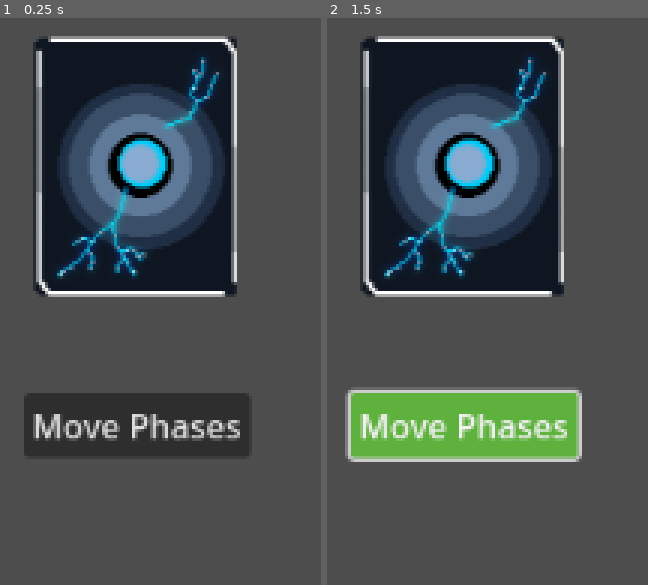
Above: before the commit, frames 1-2 (left to right).
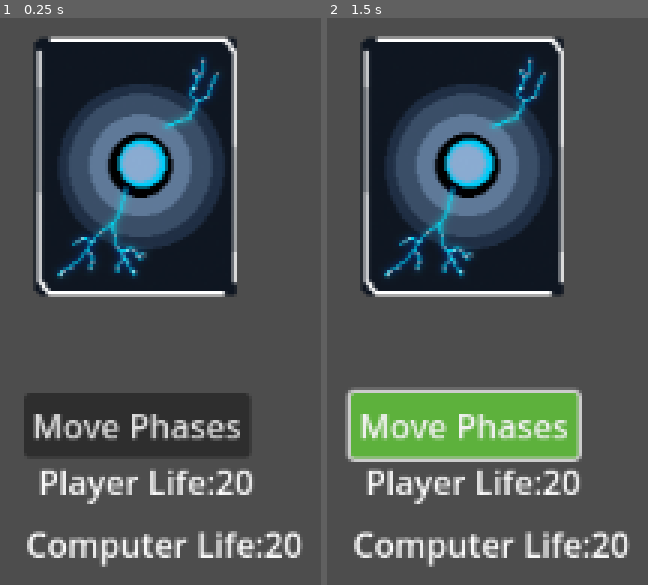
Above: after the commit, the same moments.

Repository: TajTellick/GodotFinal
Game: Godot game, scene res://game_board.tscn
The game is run twice, just before and just after one commit, with the same random seed, the same clock (stepped at 60 frames per second) and the same inputs.
Inputs:
- Up to frame 1 (0.25 s): no input
- Up to frame 2 (1.5 s): click "Move Phases" at 0.5 s; click "Move Phases" at 1.25 s

The runs differ from the first frame. In frame 1, 3.7% of the frame differs, in the area x 8-95%, y 79-97%; in frame 2, 3.7%.

Commit message:
Added UI for lifetracking

Diff:
--- /dev/null
+++ b/CardGameFinal/CompLifeTracker.gd
@@ -0,0 +1,11 @@
+extends Label
+
+
+# Called when the node enters the scene tree for the first time.
+func _ready():
+	pass # Replace with function body.
+
+
+# Called every frame. 'delta' is the elapsed time since the previous frame.
+func _process(delta):
+	self.text = "Computer Life:" + str(Global.compHealth)
--- /dev/null
+++ b/CardGameFinal/LifeTracker.gd
@@ -0,0 +1,11 @@
+extends Label
+
+# Called when the node enters the scene tree for the first time.
+func _ready():
+	pass # Replace with function body.
+
+
+# Called every frame. 'delta' is the elapsed time since the previous frame.
+func _process(delta):
+
+	self.text = "Player Life:" + str(Global.playerHealth)
--- a/CardGameFinal/game_board.gd
+++ b/CardGameFinal/game_board.gd
@@ -2,8 +2,6 @@
 
 enum State {PlayerMain,PlayerCombat,CompMain,CompCombat,PlayerTurnEnd,CompTurnEnd,PlayerLoss,CompLoss}
 var turnNumber =0
-var playerHealth=20
-var compHealth=20
 var curstate=State.PlayerMain
 var deckCheck =1
 # Called when the node enters the scene tree for the first time.
@@ -23,16 +21,16 @@
 		curstate=State.PlayerLoss
 
 func lifeCheck():
-	if(compHealth<=0):
+	if(Global.compHealth<=0):
 		curstate=State.CompLoss
-	elif(playerHealth<=0):
+	elif(Global.playerHealth<=0):
 		curstate=State.PlayerLoss
 	#player will be returned 1 and computer 0
 func playerDamage(damage,defendingPlayer):
 	if (defendingPlayer==1):
-		playerHealth-=damage
+		Global.playerHealth-=damage
 	else:
-		compHealth-=damage
+		Global.compHealth-=damage
 func Combat():
 	lifeCheck()
 func movePhases():
--- a/CardGameFinal/game_board.tscn
+++ b/CardGameFinal/game_board.tscn
@@ -1,8 +1,10 @@
-[gd_scene load_steps=6 format=3 uid="uid://y73fklq32ff1"]
+[gd_scene load_steps=8 format=3 uid="uid://y73fklq32ff1"]
 
 [ext_resource type="Script" path="res://game_board.gd" id="1_6yoh6"]
 [ext_resource type="PackedScene" uid="uid://4xx7folro35a" path="res://deck.tscn" id="1_wcbvw"]
 [ext_resource type="Script" path="res://Button.gd" id="3_2vhap"]
+[ext_resource type="Script" path="res://CompLifeTracker.gd" id="4_b1pbs"]
+[ext_resource type="Script" path="res://LifeTracker.gd" id="4_r00ff"]
 
 [sub_resource type="Theme" id="Theme_arbvv"]
 
@@ -15,6 +17,20 @@
 [node name="Deck" parent="." instance=ExtResource("1_wcbvw")]
 position = Vector2(945, 212)
 
+[node name="PlayerLifeTracker" type="Label" parent="."]
+offset_left = 947.0
+offset_top = 415.0
+offset_right = 1088.0
+offset_bottom = 441.0
+script = ExtResource("4_r00ff")
+
+[node name="CompLifeTracker" type="Label" parent="."]
+offset_left = 941.0
+offset_top = 445.0
+offset_right = 1074.0
+offset_bottom = 468.0
+script = ExtResource("4_b1pbs")
+
 [node name="PhaseMover" type="Button" parent="."]
 offset_left = 940.0
 offset_top = 384.0
--- /dev/null
+++ b/CardGameFinal/global.gd
@@ -0,0 +1,12 @@
+extends Node2D
+
+var playerHealth =20
+var compHealth =20
+# Called when the node enters the scene tree for the first time.
+func _ready():
+	pass # Replace with function body.
+
+
+# Called every frame. 'delta' is the elapsed time since the previous frame.
+func _process(delta):
+	pass
--- /dev/null
+++ b/CardGameFinal/global.tscn
@@ -0,0 +1,6 @@
+[gd_scene load_steps=2 format=3 uid="uid://djypu6ctyx1yf"]
+
+[ext_resource type="Script" path="res://global.gd" id="1_o8x68"]
+
+[node name="global" type="Node2D"]
+script = ExtResource("1_o8x68")
--- a/CardGameFinal/project.godot
+++ b/CardGameFinal/project.godot
@@ -14,3 +14,7 @@
 run/main_scene="res://game_board.tscn"
 config/features=PackedStringArray("4.0", "Forward Plus")
 config/icon="res://icon.svg"
+
+[autoload]
+
+Global="*res://global.gd"
